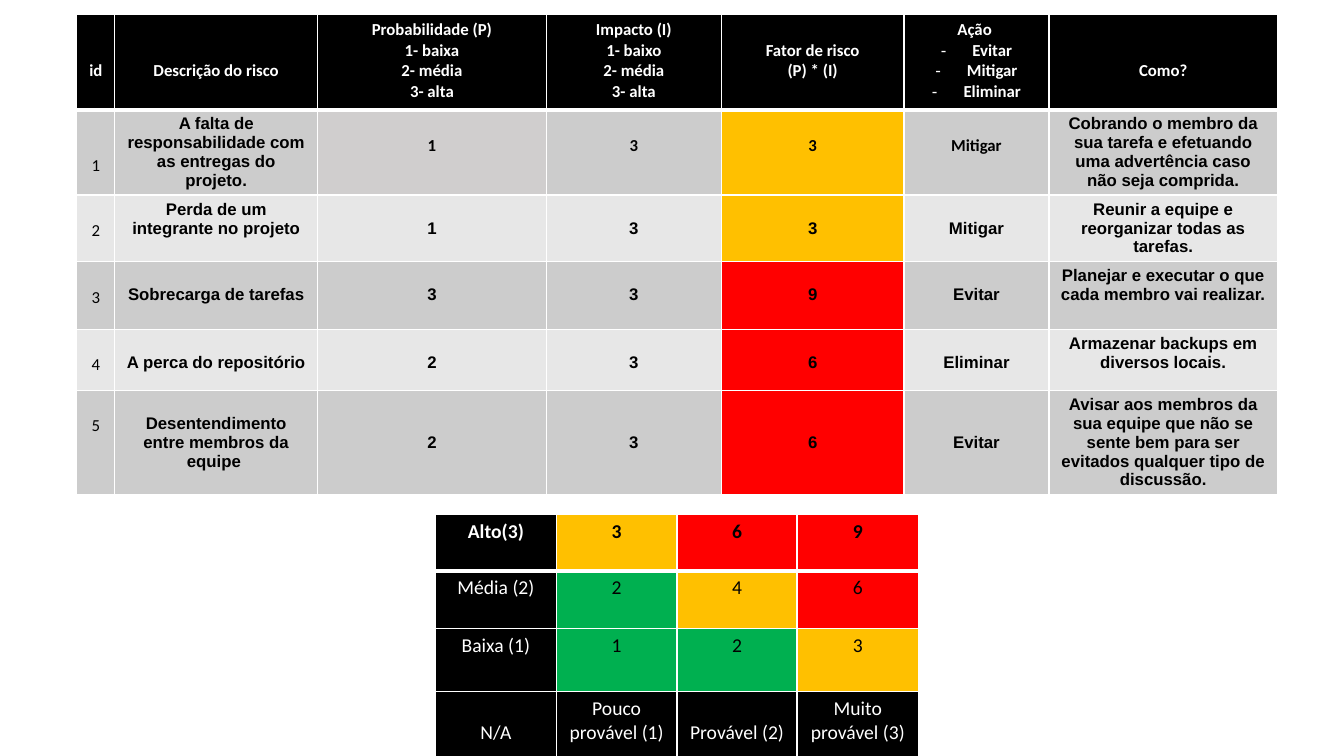
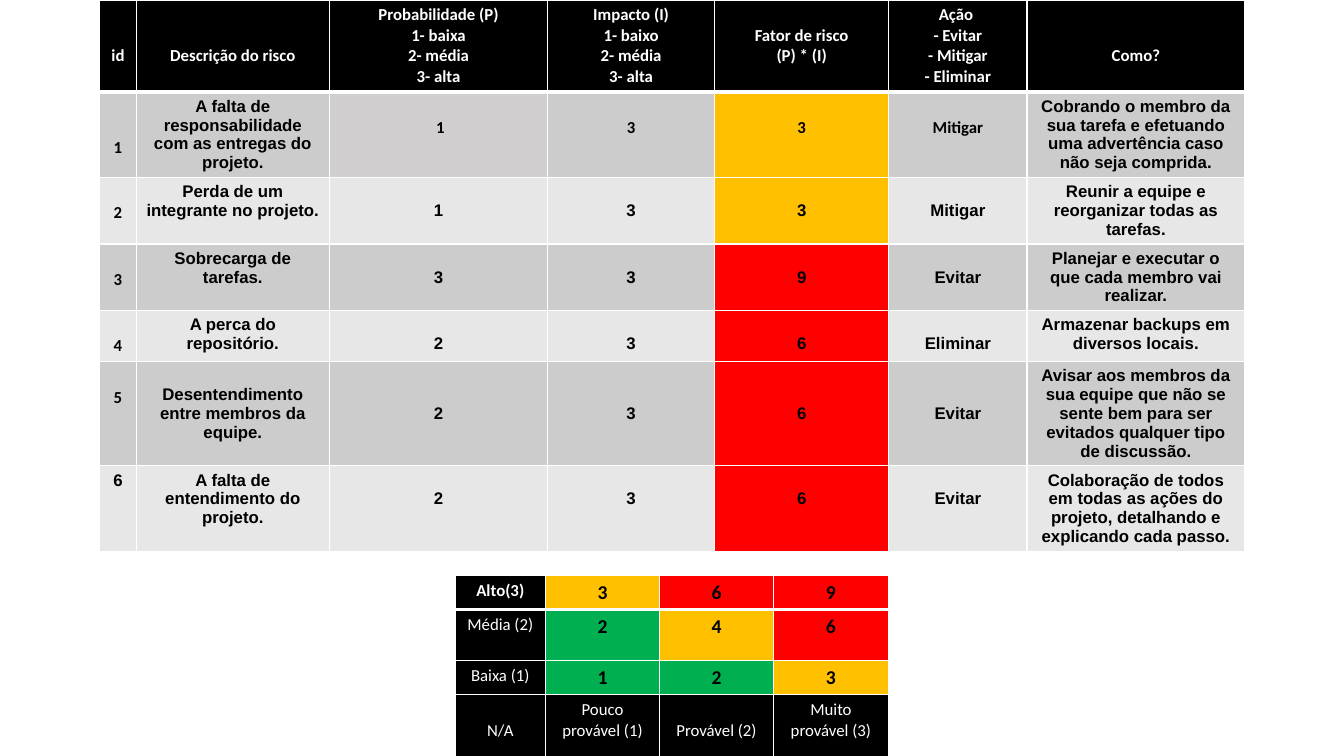
Before and after one commit to Biotec-Sprint02/Projeto-PI, a slide deck: slide 1 of Pesquisa & Inovação/Planilha de Risco.pptx. Drawn at 1344x756 pixels with LibreOffice and Linux fonts; fonts in the diff are those of the drawing. Boxes give left, top, right and bottom in pixels: in the first picture for what was removed or moved away, otherwise in the second. Text is boxed around its words. In the diff, an @@ line names an element or a change of style, - is before the commit and + after.

```diff
--- a/Pesquisa & Inovação/Planilha de Risco.pptx
+++ b/Pesquisa & Inovação/Planilha de Risco.pptx
@@ table at bbox=[100, 0, 1245, 575] @@
-row 1, column 6: Ação / Evitar / Mitigar / Eliminar
+row 1, column 6: Ação / - Evitar / - Mitigar / - Eliminar
-row 3: 2 | Perda de um integrante no projeto | 1 | 3 | 3 | Mitigar | Reunir a equipe e reorganizar todas as tarefas.
-row 4: 3 | Sobrecarga de tarefas | 3 | 3 | 9 | Evitar | Planejar e executar o que cada membro vai realizar.
-row 5: 4 | A perca do repositório | 2 | 3 | 6 | Eliminar | Armazenar backups em diversos locais.
-row 6: 5 | Desentendimento entre membros da equipe | 2 | 3 | 6 | Evitar | Avisar aos membros da sua equipe que não se sente bem para ser evitados qualquer tipo de discussão.
+row 3: 2 | Perda de um integrante no projeto. | 1 | 3 | 3 | Mitigar | Reunir a equipe e reorganizar todas as tarefas.
+row 4: 3 | Sobrecarga de tarefas. | 3 | 3 | 9 | Evitar | Planejar e executar o que cada membro vai realizar.
+row 5: 4 | A perca do repositório. | 2 | 3 | 6 | Eliminar | Armazenar backups em diversos locais.
+row 6: 5 | Desentendimento entre membros da equipe. | 2 | 3 | 6 | Evitar | Avisar aos membros da sua equipe que não se sente bem para ser evitados qualquer tipo de discussão.
+row 7: 6 | A falta de entendimento do projeto. | 2 | 3 | 6 | Evitar | Colaboração de todos em todas as ações do projeto, detalhando e explicando cada passo.
@@ table: place and size @@
-table at bbox=[77, 15, 1278, 511]
+table at bbox=[100, 0, 1245, 575]
@@ table at bbox=[456, 576, 889, 755] @@
@@ size 14 to 12 pt in "Alto(3)", "Média (2)", "Baixa (1)", "N/A" and 3 more places @@
@@ bold on in "2", "4", "6", "1" and 2 more places @@
@@ table: place and size @@
-table at bbox=[436, 515, 920, 756]
+table at bbox=[456, 576, 889, 755]
```
Also in this commit, not shown: 1 other file.
